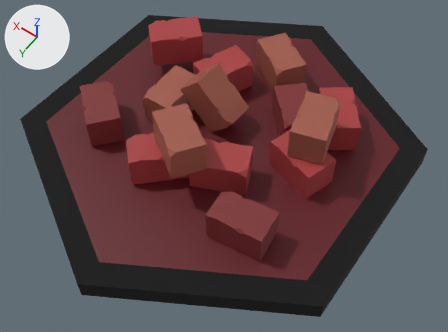
Before and after pictures for a commit that changed the FBX model Assets/Model Assets/Hex Tiles/Tile_Brick.fbx.
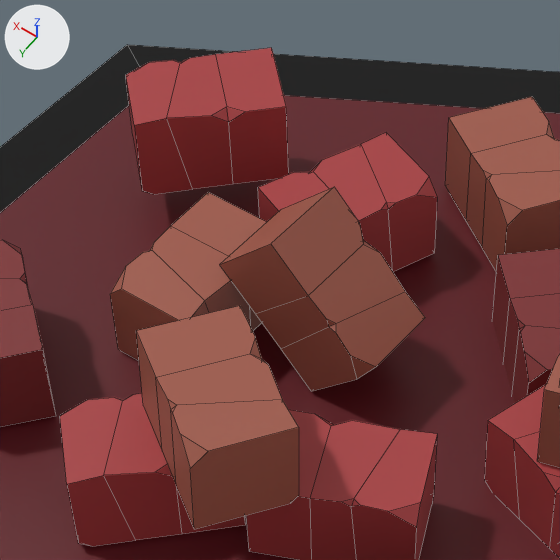
There are two pictures of each version: one whole from a 50 mm lens placed at (-1.357, 1.86, 2.766), pointed at (-0.139, 0.155, 0.085), one close up on the part from 24% to 66% of the width and 0% to 57% of the height. The axes (+X, +Y, +Z) are drawn at upper left. The lights are the same throughout. The close-ups show mesh edges as thin lines.

The first close-up shows 'Brick Tile'.
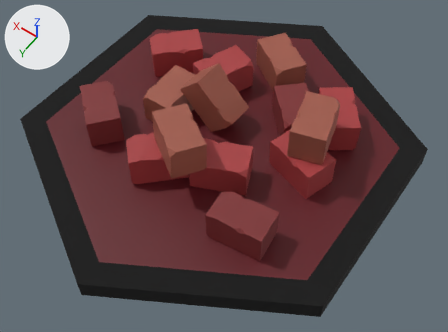
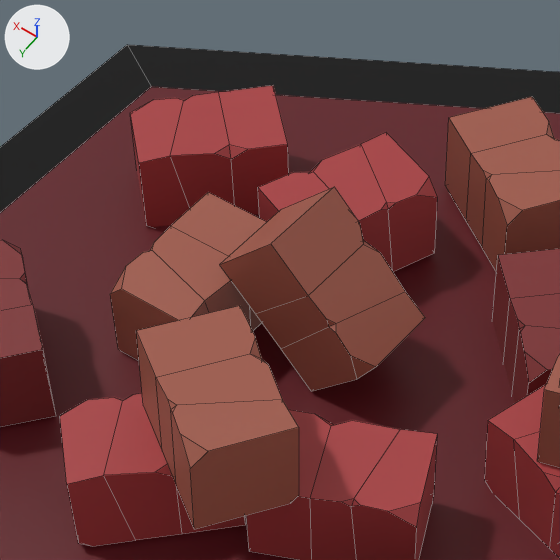
The edits, one by one:
me_cube_002 has 388 vertices, 286 faces and spans x -1.0..1.0, y -1.15..1.15, z 0.0..0.49.
me_cube_002 is used by ob_brick_tile; location (0.0, 0.0, 0.0).
me_cube_002 part 1: the loose piece of 26 vertices spanning x 0.39..0.73, y -0.49..-0.15, z 0.2..0.39 is moved by (0.0, 0.0, -0.1).

Changed parts and their boxes (x1, y1, x2, y2) in the close-ups (560 x 560 px; the box of a moved part takes in the faces that stretch with it):
part 1 of me_cube_002, moved or reshaped: before (126, 48, 289, 194); after (130, 86, 289, 227)
